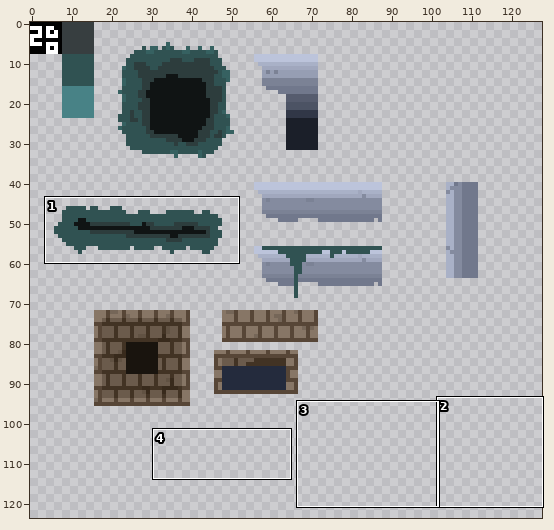
Pixel-art file -- scenes/terrain/terrain.aseprite. The first picture is a wide view before the edit; the outline marks the close-up.
Close-up. Old version:
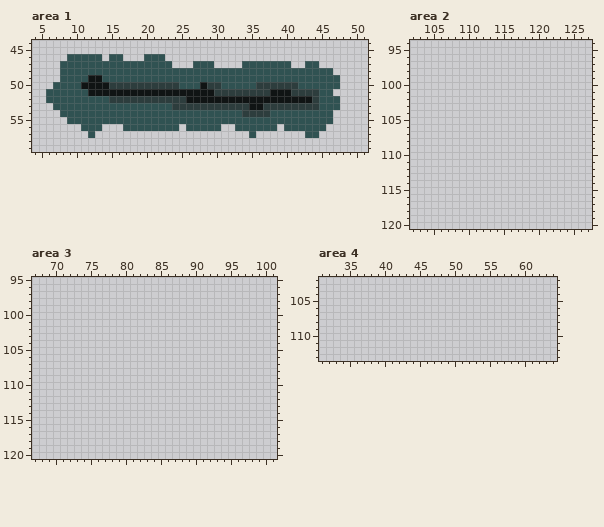
128x128 pixels, 1 frame. Colours within 5 levels of each other are drawn and written as one. Shown: area 1: x 4..51, y 44..59; area 2: x 102..127, y 94..120; area 3: x 67..101, y 95..120; area 4: x 31..64, y 102..113. The wide view leaves out empty margins.
The result:
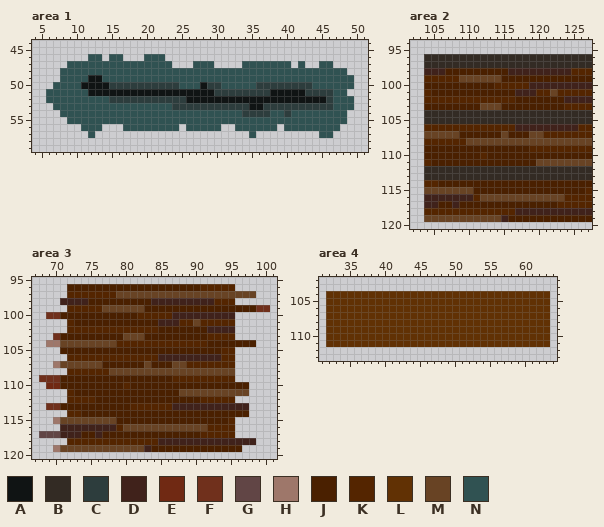
Palette (. is transparent): A #101414  B #332b24  C #2d3d3d  D #40221b  E #702913  F #70301c  G #614545  H #9e776a  J #4a2000  K #542500  L #613104  M #684324  N #305252
Edits made:
Area 1:
y 46: x 9..11 NNN -> ...
y 47: x 8 N -> .; x 42..46 .NN.. -> N..NN
y 48: x 47..48 .. -> NN
y 49: x 48..49 .. -> NN
y 50: x 42..43 NN -> CC; x 48..49 .. -> NN
y 51: x 41..42 CC -> AA; x 45..48 NN.. -> CCNN
y 52: x 44..46 CNN -> AAC; x 48..49 .. -> NN
y 53: x 45..46 NN -> CC; x 48..49 .. -> NN
y 54: x 40 N -> C; x 47..48 .. -> NN
y 55: x 47..48 .. -> NN
y 56: x 46..47 .. -> NN
y 57: x 43..46 NN.. -> ..NN
Area 2:
y 96..97: x 104..127 ........................ -> BBBBBBBBBBBBBBBBBBBBBBBB
y 98: x 104..127 ........................ -> DDDJJJJJJJJJDDDDDDDDDKKK
y 99: x 104..127 ........................ -> KKKKKMMMMMMJJJJJJJJJJJJJ
y 100: x 104..127 ........................ -> JJJJJJJJJJKKKKKDDDDDDDDD
y 101: x 104..127 ........................ -> KJJJJJJJJJJJJDDDKKMKKKKK
y 102: x 104..127 ........................ -> KKKKKKKKKKKKKJJJJJJJDDDD
y 103: x 104..127 ........................ -> JJJJJJJJMMMJJJJJJJJJKKKK
y 104..105: x 104..127 ........................ -> BBBBBBBBBBBBBBBBBBBBBBBB
y 106: x 104..127 ........................ -> KKKKKKKKKKKKKDDDDDDDDDKK
y 107: x 104..127 ........................ -> MMMMMJJJJJJMJJJMMKKKKKKK
y 108: x 104..127 ........................ -> KKKKKKMMMMMMMMMMMMMMMMMM
y 109: x 104..127 ........................ -> JJJJJJJJJJJJJJJKKKKKKKKK
y 110: x 104..127 ........................ -> JJJJJJJJKJJJJJJJJJJJJJJJ
y 111: x 104..127 ........................ -> KJJJJJJJJJJJJJJJMMMMMMMM
y 112..113: x 104..127 ........................ -> BBBBBBBBBBBBBBBBBBBBBBBB
y 114: x 104..127 ........................ -> KKJJJJJJJJJJJJJJJJJJJJJJ
y 115: x 104..127 ........................ -> MMMMMMMJJJJJJJJJJJJJJJJK
y 116: x 104..127 ........................ -> DDDDDDDKMMMMMMMMMMMMKKKK
y 117: x 104..127 ........................ -> DDJJDJJJJJJJJJJJJJJKKKKK
y 118: x 104..127 ........................ -> KKKKKKKKKKKKKDDDDDDDDDDD
y 119: x 104..127 ........................ -> MMMMMMMMMMMDJJJJJJJJJJJJ
Area 3:
y 96: x 72..95 ........................ -> JJJJJJJJJJJJJJJJJJJKKKKK
y 97: x 72..98 ........................... -> KKKKKKKMMMMMMMMMMMMMMMMMMMM
y 98: x 71..95 ......................... -> DDDDJJJJJJJJJDDDDDDDDDKKK
y 99: x 72..100 ............................. -> KKKKKMMMMMMJJJJJJJJJJJJJJJJFF
y 100: x 69..95 ........................... -> FFJJJJJJJJJJJKKKKKDDDDDDDDD
y 101: x 72..95 ........................ -> KJJJJJJJJJJJJDDDKKMKKKKK
y 102: x 72..95 ........................ -> KKKKKKKKKKKKKJJJJJJJDDDD
y 103: x 70..95 .......................... -> FJJJJJJJJJMMMJJJJJJJJJKKKK
y 104: x 69..98 .............................. -> HHMMMMMMMMKKKKKKKKKKKKKJJJJJJJ
y 105: x 71..95 ......................... -> JJJJJJJJJJJJJJJJJJJJJJJKK
y 106: x 72..95 ........................ -> KKKKKKKKKKKKKDDDDDDDDDKK
y 107: x 70..95 .......................... -> HMMMMMMJJJJJJMJJJMMKKKKKKK
y 108: x 72..95 ........................ -> KKKKKKMMMMMMMMMMMMMMMMMM
y 109: x 68..95 ............................ -> FFFJJJJJJJJJJJJJJJJKKKKKKKKK
y 110: x 69..97 ............................. -> EEJJJJJJJJJKJJJJJJJJJJJJJJJJJ
y 111: x 72..97 .......................... -> KJJJJJJJJJJJJJJJMMMMMMMMMM
y 112: x 72..95 ........................ -> KKKKJJJJJJJJJJJJJJJKKKKK
y 113: x 69..97 ............................. -> FFJJJJJJJJJJKKKKKKDDDDDDDDDDD
y 114: x 72..97 .......................... -> KKJJJJJJJJJJJJJJJJJJJJJJJJ
y 115: x 70..95 .......................... -> HMMMMMMMMJJJJJJJJJJJJJJJJK
y 116: x 71..95 ......................... -> DDDDDDDDKMMMMMMMMMMMMKKKK
y 117: x 68..95 ............................ -> GGGDDDJJDJJJJJJJJJJJJJJKKKKK
y 118: x 72..98 ........................... -> KKKKKKKKKKKKKDDDDDDDDDDDDDD
y 119: x 70..96 ........................... -> HMMMMMMMMMMMMDJJJJJJJJJJJJJ
Area 4:
y 104..111: x 32..63 ................................ -> LLLLLLLLLLLLLLLLLLLLLLLLLLLLLLLL
